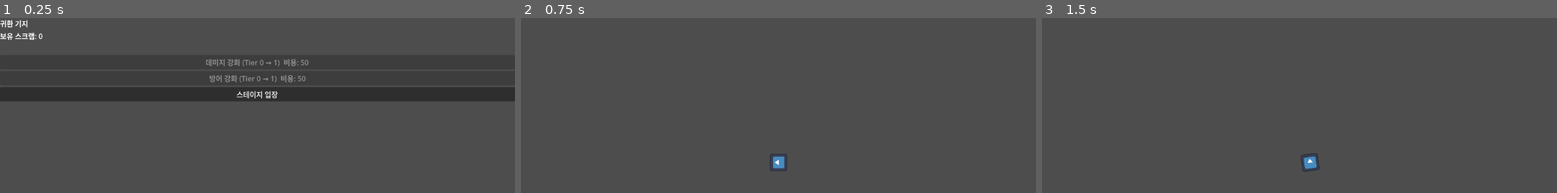
Above: before the commit, frames 1-3 (left to right).
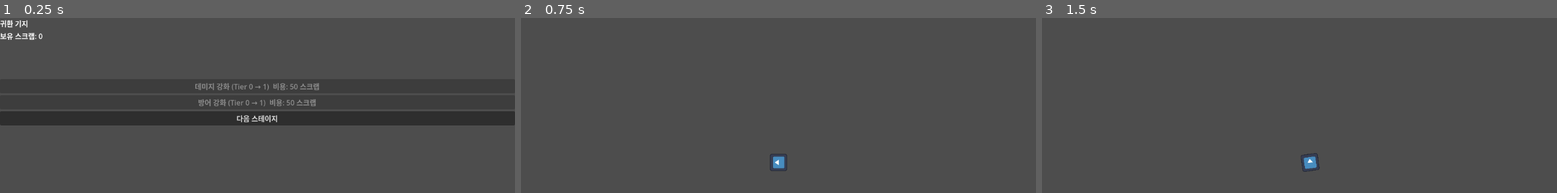
Above: after the commit, the same moments.

Repository: eueuehshsj/Orkov
Game: Godot game, scene res://scenes/base.tscn
Same seed, same stepped clock (60 frames per second), same inputs: the game is played once before the commit and once after it. The project has no main scene, so this scene is started directly. The engine's default icon, where the game draws it, is replaced by a stand-in: a white triangle on a blue panel in a dark square.
Inputs (mouse positions are in pixels of both pictures, inside the frame that each line leads up to):
- Up to frame 1 (0.25 s): no input
- Up to frame 2 (0.75 s): click "스테이지 입장" (after the commit: "다음 스테이지") at 0.5 s
- Up to frame 3 (1.5 s): tap Enter at 1.25 s; move the mouse to (1412, 147) at 1.27 s; hold D (move_right) from 1.28 s (still down); click (1412, 147) at 1.35 s

The runs differ from the first frame. In frame 1, 10% of the frame differs, in the area x 0-100%, y 23-62%; in frame 2, nothing differs; in frame 3, nothing differs.

Commit message:
feat: implement priority 6 - resource & upgrade system
- Scrap.gd + scrap.tscn: physical scrap pickup object spawned on enemy death
- enemy_base: spawn Scrap node at death position instead of direct add_scrap call
- GameManager: track stage start scrap, inject scrap_gained/quest_complete into result
- Player: pass full result dict on death (scrap_gained=0, quest_complete=false)
- Base.gd: fix died-flag check, show scrap gained and quest status per run
- base.tscn: add AcquiredLabel, QuestLabel nodes; rename button to next-stage

Co-Authored-By: Claude Sonnet 4.6 <noreply@anthropic.com>

Diff:
--- a/scenes/base.tscn
+++ b/scenes/base.tscn
@@ -29,6 +29,14 @@
 layout_mode = 2
 text = ""
 
+[node name="AcquiredLabel" type="Label" parent="VBoxContainer"]
+layout_mode = 2
+text = ""
+
+[node name="QuestLabel" type="Label" parent="VBoxContainer"]
+layout_mode = 2
+text = ""
+
 [node name="DmgUpgradeButton" type="Button" parent="VBoxContainer"]
 layout_mode = 2
 text = "데미지 강화"
@@ -39,4 +47,4 @@
 
 [node name="StageButton" type="Button" parent="VBoxContainer"]
 layout_mode = 2
-text = "스테이지 입장"
+text = "다음 스테이지"
--- /dev/null
+++ b/scenes/scrap.tscn
@@ -0,0 +1,22 @@
+[gd_scene load_steps=4 format=3]
+
+[ext_resource type="Script" path="res://scripts/Scrap.gd" id="1_scrap"]
+[ext_resource type="Texture2D" uid="uid://bqfiard25pnkn" path="res://icon.svg" id="2_icon"]
+
+[sub_resource type="CircleShape2D" id="CircleShape2D_1"]
+radius = 10.0
+
+[node name="Scrap" type="Area2D"]
+collision_layer = 0
+collision_mask = 2
+monitoring = true
+monitorable = false
+script = ExtResource("1_scrap")
+
+[node name="Sprite2D" type="Sprite2D" parent="."]
+modulate = Color(0.2, 0.9, 1, 1)
+texture = ExtResource("2_icon")
+scale = Vector2(0.12, 0.12)
+
+[node name="CollisionShape2D" type="CollisionShape2D" parent="."]
+shape = SubResource("CircleShape2D_1")
--- a/scripts/GameManager.gd
+++ b/scripts/GameManager.gd
@@ -13,15 +13,23 @@
 var last_stage_result: Dictionary = {}
 var has_quest_item: bool = false
 
+var _stage_scrap_at_start: int = 0
+
 # ── 씬 전환 ──────────────────────────────────────────
 
 func go_to_main_menu() -> void:
 	get_tree().change_scene_to_file(SCENE_MAIN_MENU)
 
 func go_to_stage() -> void:
+	_stage_scrap_at_start = scrap
+	has_quest_item = false
 	get_tree().change_scene_to_file(SCENE_STAGE)
 
 func go_to_base(result: Dictionary = {}) -> void:
+	if not result.has("scrap_gained"):
+		result["scrap_gained"] = scrap - _stage_scrap_at_start
+	if not result.has("quest_complete"):
+		result["quest_complete"] = has_quest_item
 	last_stage_result = result
 	get_tree().change_scene_to_file(SCENE_BASE)
 
--- a/scripts/Player.gd
+++ b/scripts/Player.gd
@@ -27,4 +27,4 @@
 
 func die() -> void:
 	GameManager.lose_all_scrap()
-	GameManager.go_to_base({"success": false, "died": true})
+	GameManager.go_to_base({"success": false, "died": true, "scrap_gained": 0, "quest_complete": false})
--- /dev/null
+++ b/scripts/Scrap.gd
@@ -0,0 +1,12 @@
+class_name Scrap
+extends Area2D
+
+var amount: int = 5
+
+func _ready() -> void:
+	body_entered.connect(_on_body_entered)
+
+func _on_body_entered(body: Node2D) -> void:
+	if body.is_in_group("player"):
+		GameManager.add_scrap(amount)
+		queue_free()
--- a/scripts/enemies/enemy_base.gd
+++ b/scripts/enemies/enemy_base.gd
@@ -1,5 +1,7 @@
 class_name EnemyBase
 extends CharacterBody2D
+
+const SCRAP_SCENE := preload("res://scenes/scrap.tscn")
 
 enum State { PATROL, CHASE, ATTACK, DEAD }
 
@@ -73,8 +75,11 @@
 
 func die() -> void:
 	state = State.DEAD
-	if data:
-		GameManager.add_scrap(data.scrap_drop)
+	if data and data.scrap_drop > 0:
+		var scrap: Node = SCRAP_SCENE.instantiate()
+		scrap.amount = data.scrap_drop
+		scrap.global_position = global_position
+		get_tree().current_scene.add_child(scrap)
 	_on_die()
 	queue_free()
 
--- a/scripts/ui/Base.gd
+++ b/scripts/ui/Base.gd
@@ -2,6 +2,8 @@
 
 @onready var scrap_label: Label = $VBoxContainer/ScrapLabel
 @onready var result_label: Label = $VBoxContainer/ResultLabel
+@onready var acquired_label: Label = $VBoxContainer/AcquiredLabel
+@onready var quest_label: Label = $VBoxContainer/QuestLabel
 @onready var dmg_upgrade_button: Button = $VBoxContainer/DmgUpgradeButton
 @onready var def_upgrade_button: Button = $VBoxContainer/DefUpgradeButton
 
@@ -15,16 +17,23 @@
 	scrap_label.text = "보유 스크랩: %d" % GameManager.scrap
 
 	var result := GameManager.last_stage_result
-	if result.get("success", false):
+	if result.is_empty():
+		result_label.text = ""
+		acquired_label.text = ""
+		quest_label.text = ""
+	elif result.get("died", false):
+		result_label.text = "임무 실패 — 스크랩 손실"
+		acquired_label.text = "획득 스크랩: 0 (전량 손실)"
+		quest_label.text = "목표 달성: 실패"
+	elif result.get("success", false):
 		result_label.text = "임무 완료"
-	elif result.get("failed", false):
-		result_label.text = "임무 실패 — 스크랩 손실"
-	else:
-		result_label.text = ""
+		acquired_label.text = "획득 스크랩: +%d" % result.get("scrap_gained", 0)
+		var quest_done: bool = result.get("quest_complete", false)
+		quest_label.text = "목표 달성: %s" % ("완료" if quest_done else "미완료")
 
 	var dmg_tier := GameManager.upgrade_damage
 	if dmg_tier < 3:
-		dmg_upgrade_button.text = "데미지 강화 (Tier %d → %d)  비용: %d" % [
+		dmg_upgrade_button.text = "데미지 강화 (Tier %d → %d)  비용: %d 스크랩" % [
 			dmg_tier, dmg_tier + 1, GameManager.UPGRADE_DAMAGE_COSTS[dmg_tier]
 		]
 		dmg_upgrade_button.disabled = not GameManager.can_upgrade_damage()
@@ -34,7 +43,7 @@
 
 	var def_tier := GameManager.upgrade_defense
 	if def_tier < 3:
-		def_upgrade_button.text = "방어 강화 (Tier %d → %d)  비용: %d" % [
+		def_upgrade_button.text = "방어 강화 (Tier %d → %d)  비용: %d 스크랩" % [
 			def_tier, def_tier + 1, GameManager.UPGRADE_DEFENSE_COSTS[def_tier]
 		]
 		def_upgrade_button.disabled = not GameManager.can_upgrade_defense()
Not shown, changed: TASKS.md
